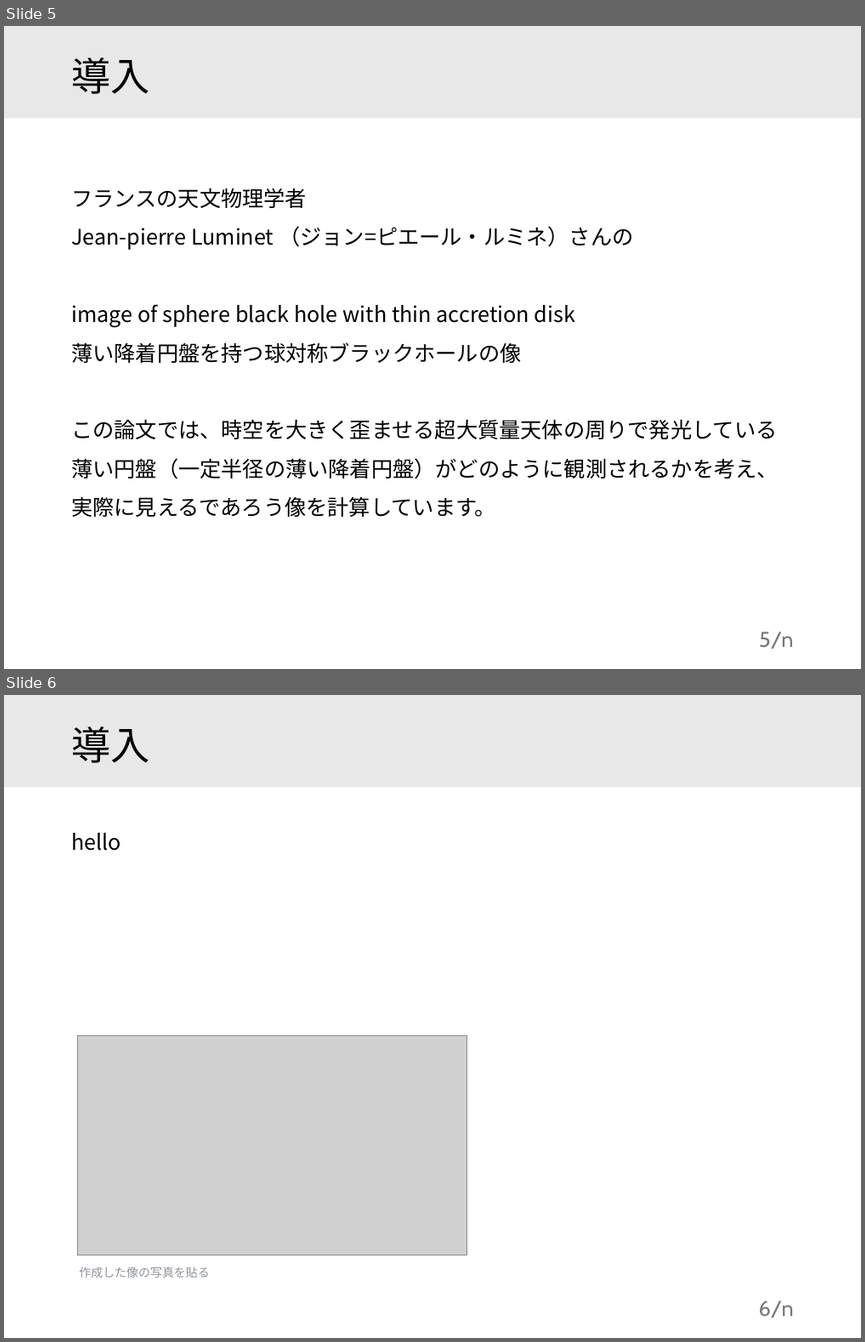
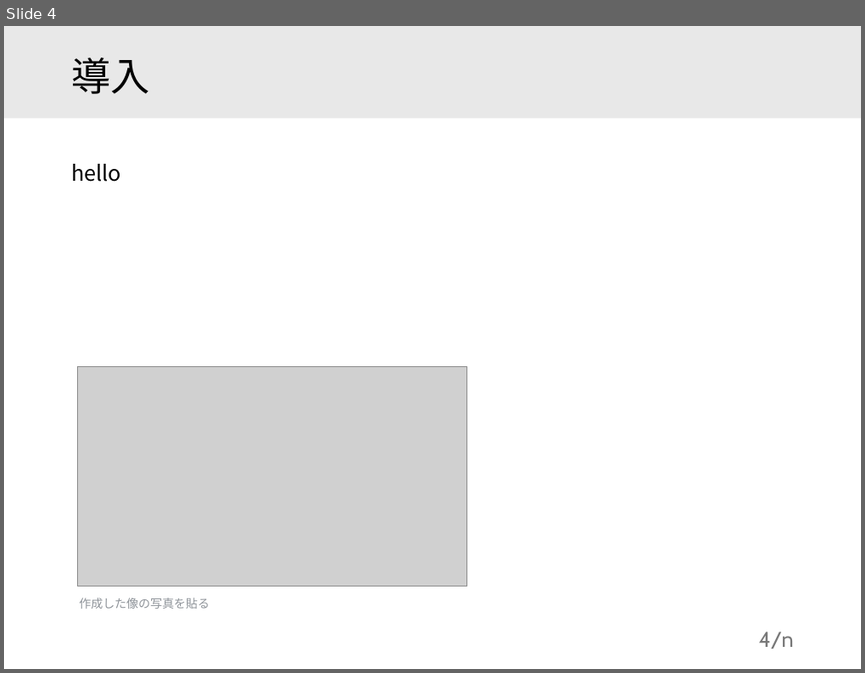
Before and after one commit to motoki-omamiuda/gakushuin, a slide deck: docs/大輪講.pptx. Shown one above the other, each under a label of ours: slides 5 and 6 before the commit, slide 4 after it. The pictures are 865x1342 and 865x673 pixels, drawn with LibreOffice and Linux fonts; fonts in the diff are those of the drawing; grey boxes stand for pictures. Boxes give left, top, right and bottom in pixels: in the first picture for what was removed or moved away, otherwise in the second. Text is boxed around its words. In the diff, an @@ line names an element or a change of style, - is before the commit and + after.

```diff
--- a/docs/大輪講.pptx
+++ b/docs/大輪講.pptx
@@ slide 5 removed at [4,26,861,669], background #FFFFFF @@
@@ rectangle removed at [4,26,861,119] @@
@@ title removed at [71,57,149,94] @@
-導入
@@ text removed at [71,188,778,516] @@
-フランスの天文物理学者
-Jean-pierre Luminet （ジョン=ピエール・ルミネ）さんの
-image of sphere black hole with thin accretion disk
-薄い降着円盤を持つ球対称ブラックホールの像
-この論文では、時空を大きく歪ませる超大質量天体の周りで発光している薄い円盤（一定半径の薄い降着円盤）がどのように観測されるかを考え、実際に見えるであろう像を計算しています。
@@ page number removed at [759,631,793,648] @@
-5/n
@@ what was slide 6 is now slide 4 @@
@@ page number at [759,631,794,648]: text changed @@
-6/n
+4/n
```
Also in this commit, not shown: 3 slides changed, 1 other slide removed, 27 other files.
